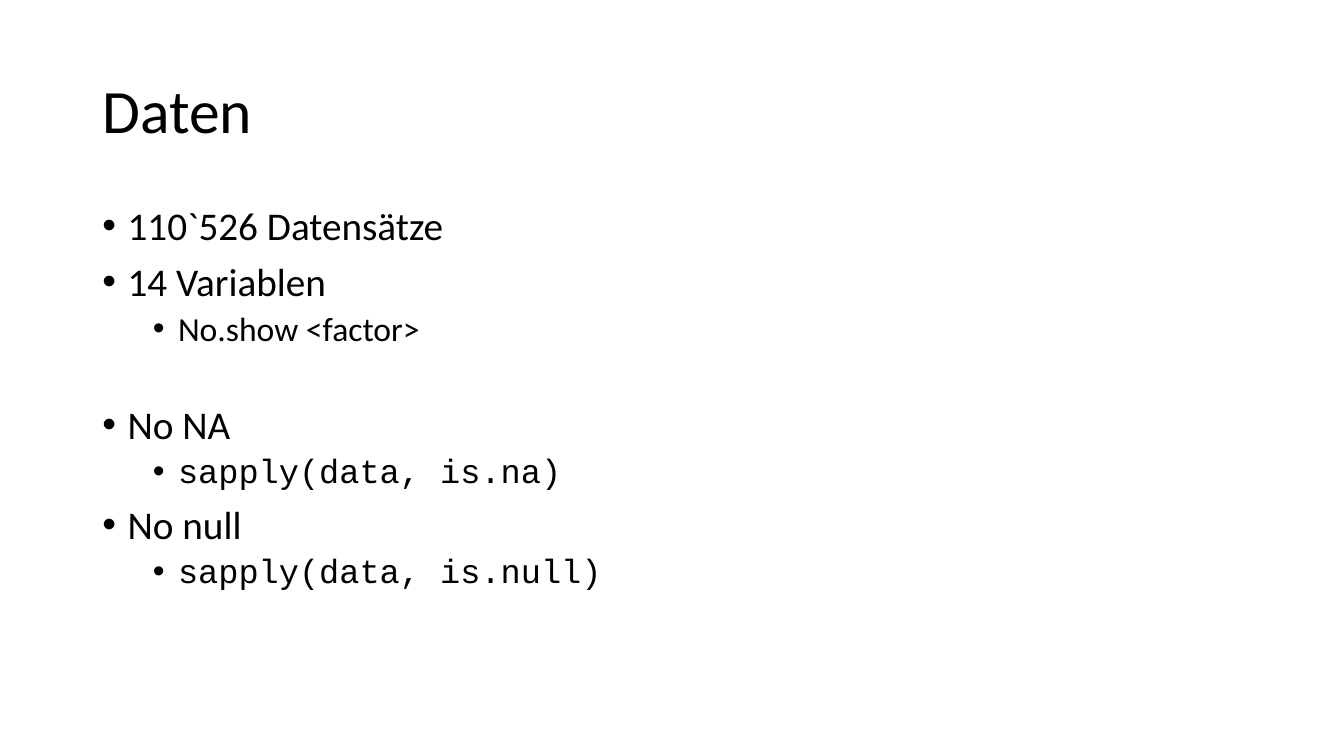
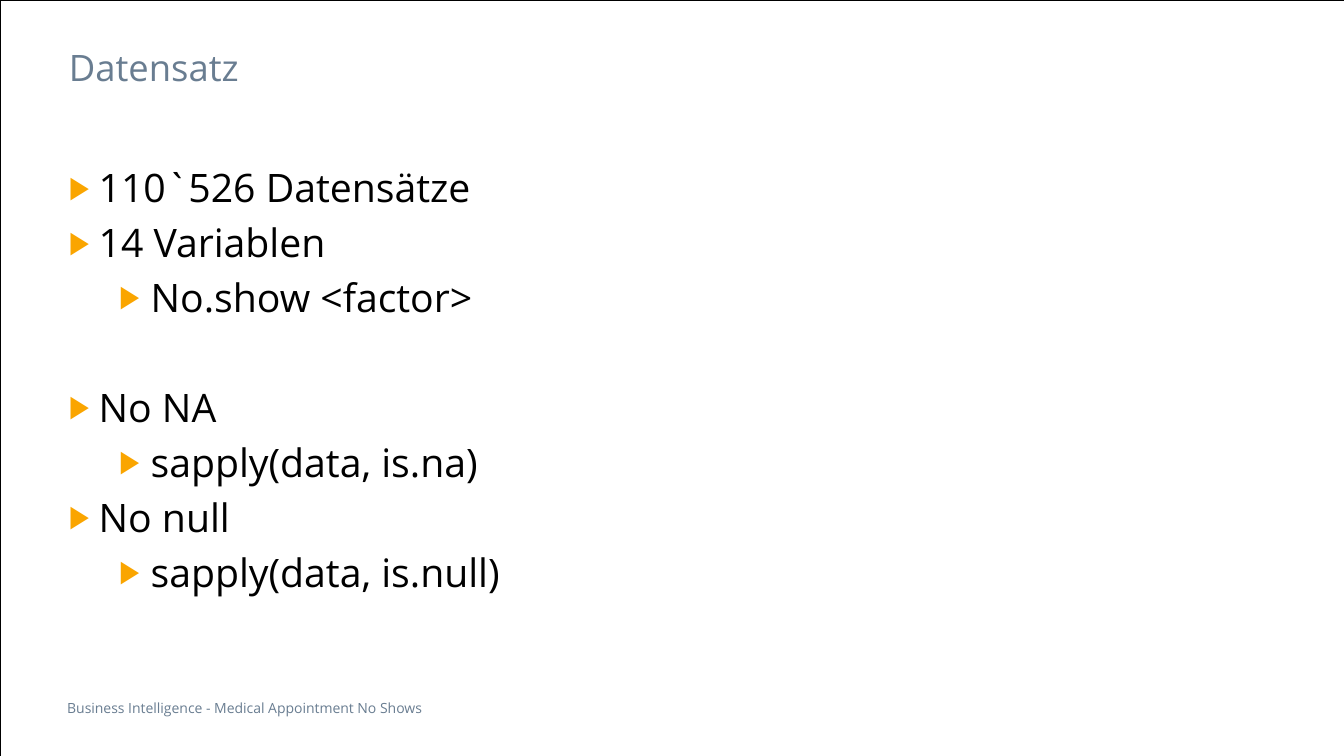
Before and after one commit to soldiervinz/BI_AppointmentShowUp, a slide deck: slide 7 of Medical Appointment No Shows.pptx (slide 2 before the commit). Drawn at 1344x756 pixels with LibreOffice and Linux fonts; fonts in the diff are those of the drawing. Boxes give left, top, right and bottom in pixels: in the first picture for what was removed or moved away, otherwise in the second. Text is boxed around its words. In the diff, an @@ line names an element or a change of style, - is before the commit and + after.

```diff
--- a/Medical Appointment No Shows.pptx
+++ b/Medical Appointment No Shows.pptx
@@ rectangle added at (x1=0, y1=0, x2=1344, y2=756), outline #000000 0.5 pt @@
@@ title added at (x1=69, y1=55, x2=239, y2=82), 26 pt, text #697D91 @@
+Datensatz
@@ title removed at (x1=102, y1=93, x2=252, y2=134) @@
-Daten
@@ text "110`526 Datensätze" moved from (x1=128, y1=213, x2=601, y2=590) to (x1=99, y1=172, x2=499, y2=597) @@
@@ text "110`526 Datensätze" at (x1=99, y1=172, x2=499, y2=597): font Calibri to Open Sans in "110`526 Datensätze", "14 Variablen", "No.show <factor>", "No NA" and 1 more places; size 24 to 28 pt in "No.show <factor>", "sapply(data, is.na)", "sapply(data, is.null)"; font Courier New to Open Sans in "sapply(data, is.na)", "sapply(data, is.null)"; bullet • to ▶; line spacing 0.9 to 1; less space between paragraphs @@
@@ text added at (x1=67, y1=702, x2=422, y2=717), 10 pt, text #697D91 @@
+Business Intelligence - Medical Appointment No Shows
```
Also in this commit, not shown: 5 other slides changed, 15 slides added, 3 slides removed, 2 other files.
